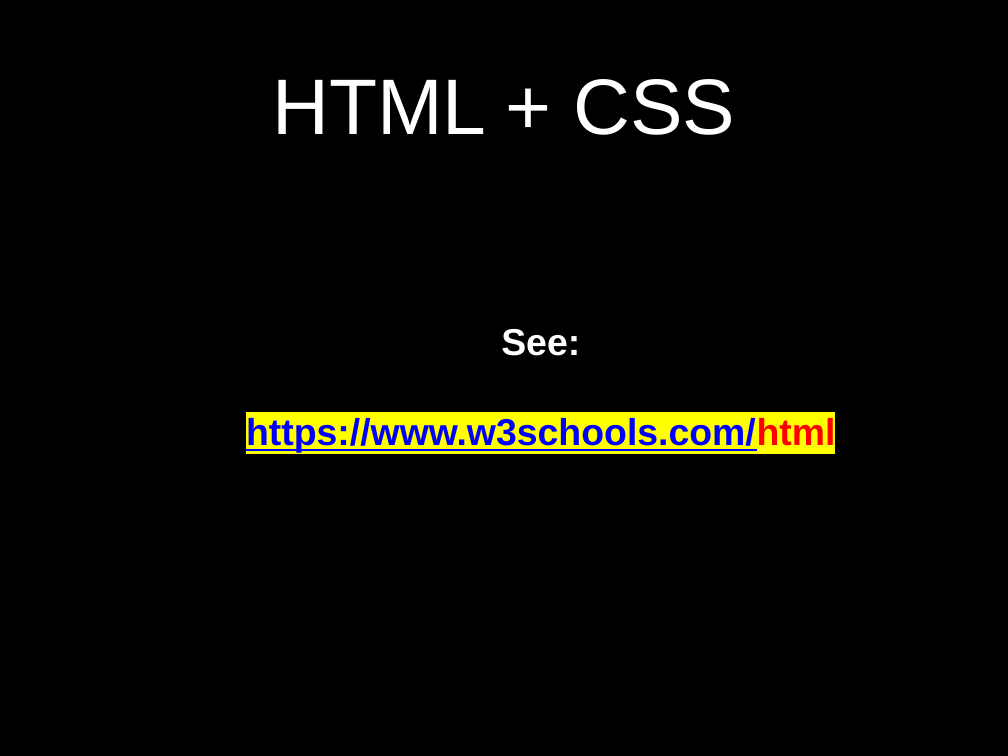
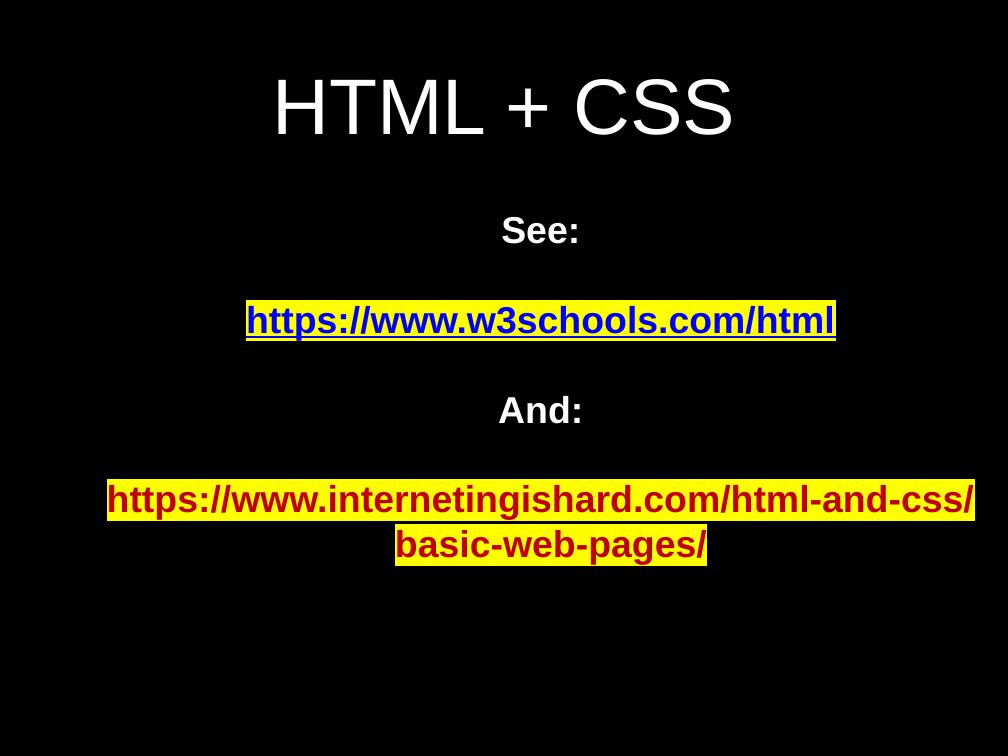
Before and after one commit to petereijgermans11/frontend-cursus, a slide deck: slide 1 of frontend-cursus/ 1 - HTML + CSS.pptx. Drawn at 1008x756 pixels with LibreOffice and Linux fonts; fonts in the diff are those of the drawing. Boxes give left, top, right and bottom in pixels: in the first picture for what was removed or moved away, otherwise in the second. Text is boxed around its words. In the diff, an @@ line names an element or a change of style, - is before the commit and + after.

```diff
--- a/frontend-cursus/ 1 - HTML + CSS.pptx
+++ b/frontend-cursus/ 1 - HTML + CSS.pptx
@@ text at [246, 306, 835, 341]: text colour #FF0000 to #0000FF, underline on in "https://www.w3schools.com/html" @@
@@ text at [107, 396, 974, 565]: paragraphs added @@
+And:
+https://www.internetingishard.com/html-and-css/basic-web-pages/
```
Also in this commit, not shown: 2 other files.
